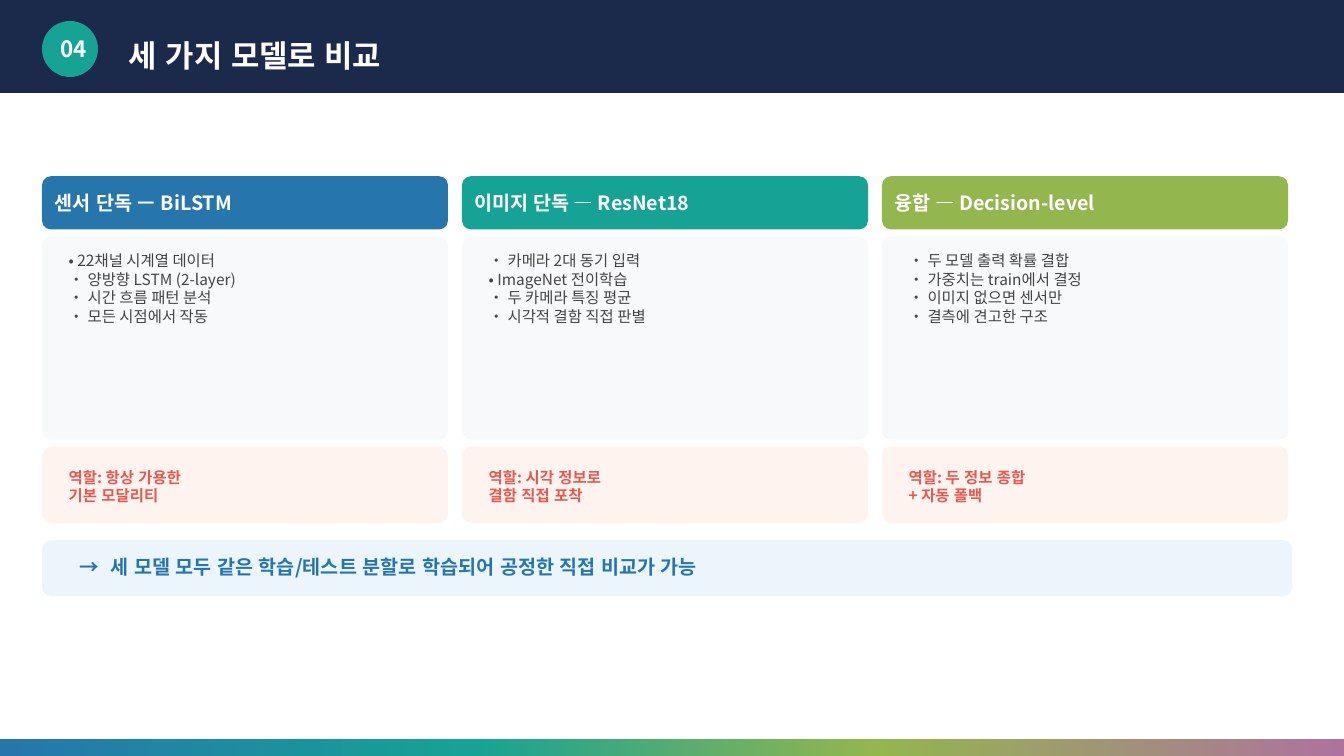
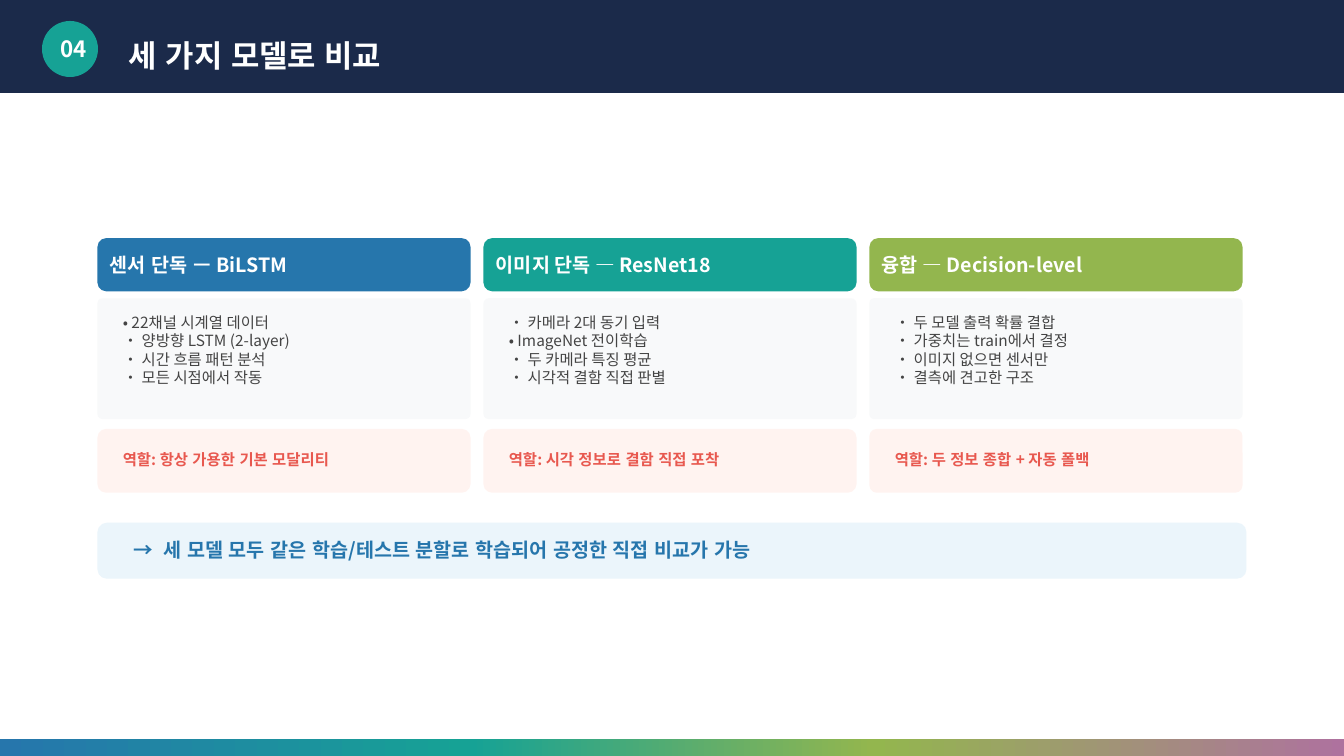
Before and after one commit to HaHyunsung/FF_Multimodal, a slide deck: slide 5 of 딥러닝응용_3조_최종발표.pptx. Drawn at 1344x756 pixels with LibreOffice and Linux fonts; fonts in the diff are those of the drawing. Boxes give left, top, right and bottom in pixels: in the first picture for what was removed or moved away, otherwise in the second. Text is boxed around its words. In the diff, an @@ line names an element or a change of style, - is before the commit and + after.

```diff
--- a/딥러닝응용_3조_최종발표.pptx
+++ b/딥러닝응용_3조_최종발표.pptx
@@ rounded rectangle "센서 단독 — BiLSTM": place and size @@
-rounded rectangle "센서 단독 — BiLSTM" at (42,176,449,230)
+rounded rectangle "센서 단독 — BiLSTM" at (98,238,471,291)
@@ rounded rectangle "이미지 단독 — ResNet18": place and size @@
-rounded rectangle "이미지 단독 — ResNet18" at (462,176,868,230)
+rounded rectangle "이미지 단독 — ResNet18" at (484,238,857,291)
@@ rounded rectangle "융합 — Decision-level": place and size @@
-rounded rectangle "융합 — Decision-level" at (882,176,1289,230)
+rounded rectangle "융합 — Decision-level" at (870,238,1243,291)
@@ rounded rectangle: place and size @@
-rounded rectangle at (42,237,449,440)
+rounded rectangle at (98,298,471,419)
@@ rounded rectangle: place and size @@
-rounded rectangle at (462,237,868,440)
+rounded rectangle at (484,298,857,419)
@@ rounded rectangle: place and size @@
-rounded rectangle at (882,237,1289,440)
+rounded rectangle at (870,298,1243,419)
@@ text "• 22채널 시계열 데이터": place and size @@
-text "• 22채널 시계열 데이터" at (77,253,236,323)
+text "• 22채널 시계열 데이터" at (131,315,290,384)
@@ text "• 카메라 2대 동기 입력": place and size @@
-text "• 카메라 2대 동기 입력" at (497,253,645,323)
+text "• 카메라 2대 동기 입력" at (517,315,665,384)
@@ text "• 두 모델 출력 확률 ...": place and size @@
-text "• 두 모델 출력 확률 ..." at (928,253,1082,323)
+text "• 두 모델 출력 확률 ..." at (914,315,1068,384)
@@ rounded rectangle: place and size @@
-rounded rectangle at (42,447,449,523)
+rounded rectangle at (98,429,471,492)
@@ rounded rectangle: place and size @@
-rounded rectangle at (462,447,868,523)
+rounded rectangle at (484,429,857,492)
@@ rounded rectangle: place and size @@
-rounded rectangle at (882,447,1289,523)
+rounded rectangle at (870,429,1243,492)
@@ text at (123,452,329,467): text changed @@
-역할: 항상 가용한
-기본 모달리티
+역할: 항상 가용한 기본 모달리티
@@ text at (509,452,719,467): text changed @@
-역할: 시각 정보로
-결함 직접 포착
+역할: 시각 정보로 결함 직접 포착
@@ text at (895,452,1089,467): text changed @@
-역할: 두 정보 종합
-+ 자동 폴백
+역할: 두 정보 종합 + 자동 폴백
@@ rounded rectangle: place and size @@
-rounded rectangle at (42,540,1293,597)
+rounded rectangle at (98,523,1247,580)
@@ text "→ 세 모델 모두 같은 ...": place and size @@
-text "→ 세 모델 모두 같은 ..." at (111,557,697,578)
+text "→ 세 모델 모두 같은 ..." at (164,540,750,561)
```
Also in this commit, not shown: 7 other slides changed.
